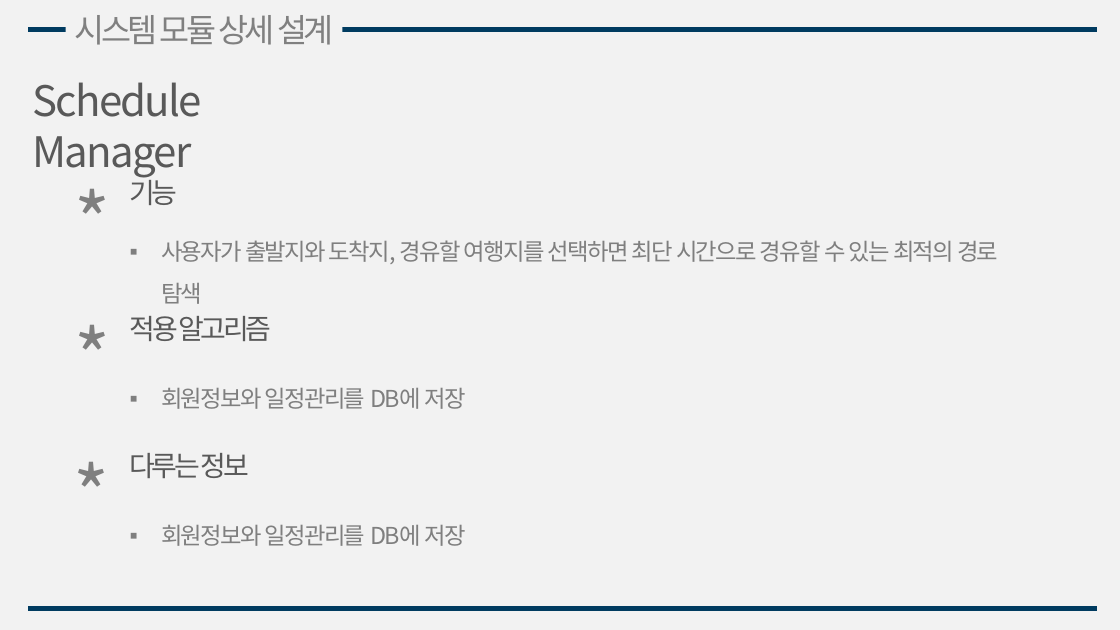
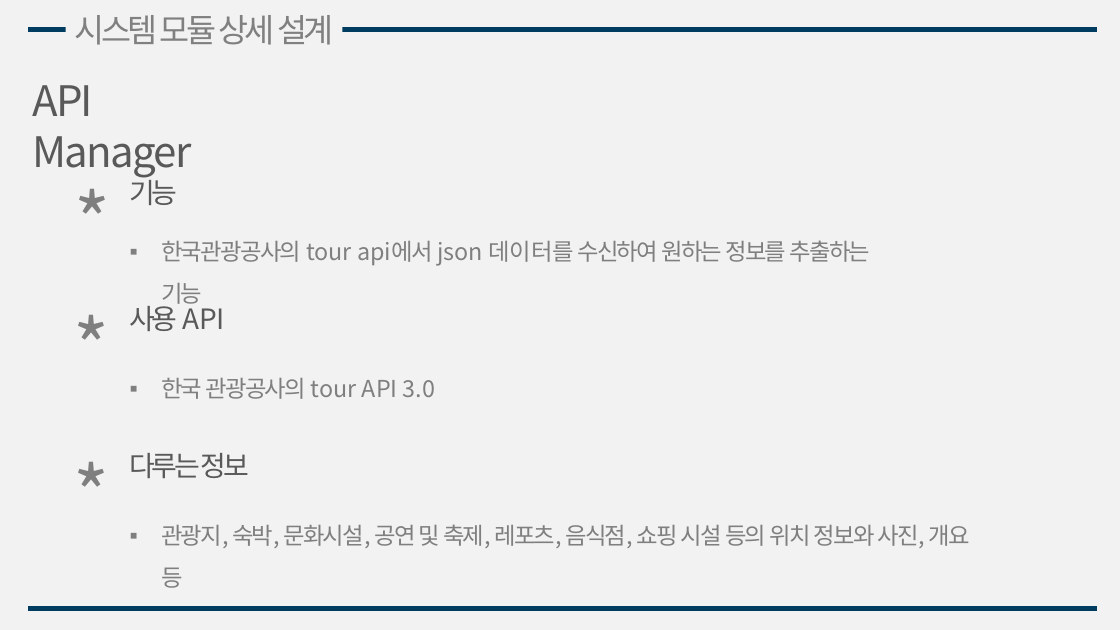
Before and after one commit to gmlrud1211/project, a slide deck: slide 15 of document/설계서.pptx (slide 17 before the commit). Drawn at 1120x630 pixels with LibreOffice and Linux fonts; fonts in the diff are those of the drawing. Boxes give left, top, right and bottom in pixels: in the first picture for what was removed or moved away, otherwise in the second. Text is boxed around its words. In the diff, an @@ line names an element or a change of style, - is before the commit and + after.

```diff
--- a/document/설계서.pptx
+++ b/document/설계서.pptx
@@ text at box(32, 85, 191, 177): text changed @@
-Schedule Manager
+API Manager
@@ text at box(161, 240, 871, 266): text changed @@
-▪ 사용자가 출발지와 도착지, 경유할 여행지를 선택하면 최단 시간으로 경유할 수 있는 최적의 경로 탐색
+▪ 한국관광공사의 tour api에서 json 데이터를 수신하여 원하는 정보를 추출하는 기능
@@ text "*" rewrapped from box(66, 305, 143, 407) to box(66, 295, 155, 397) @@
@@ text removed at box(130, 316, 272, 341) @@
-적용 알고리즘
@@ text added at box(130, 301, 225, 331), 24 pt, text #595959 @@
+사용 API
@@ text at box(161, 378, 435, 399): text changed @@
-▪ 회원정보와 일정관리를 DB에 저장
+▪ 한국 관광공사의 tour API 3.0
@@ text removed at box(161, 388, 465, 409) @@
-▪ 회원정보와 일정관리를 DB에 저장
@@ text added at box(161, 524, 970, 548), 20 pt, text #7F7F7F @@
+▪ 관광지, 숙박, 문화시설, 공연 및 축제, 레포츠, 음식점, 쇼핑 시설 등의 위치 정보와 사진, 개요 등
```
Also in this commit, not shown: 7 other slides changed, 3 slides added, 4 slides removed, 9 other files.
